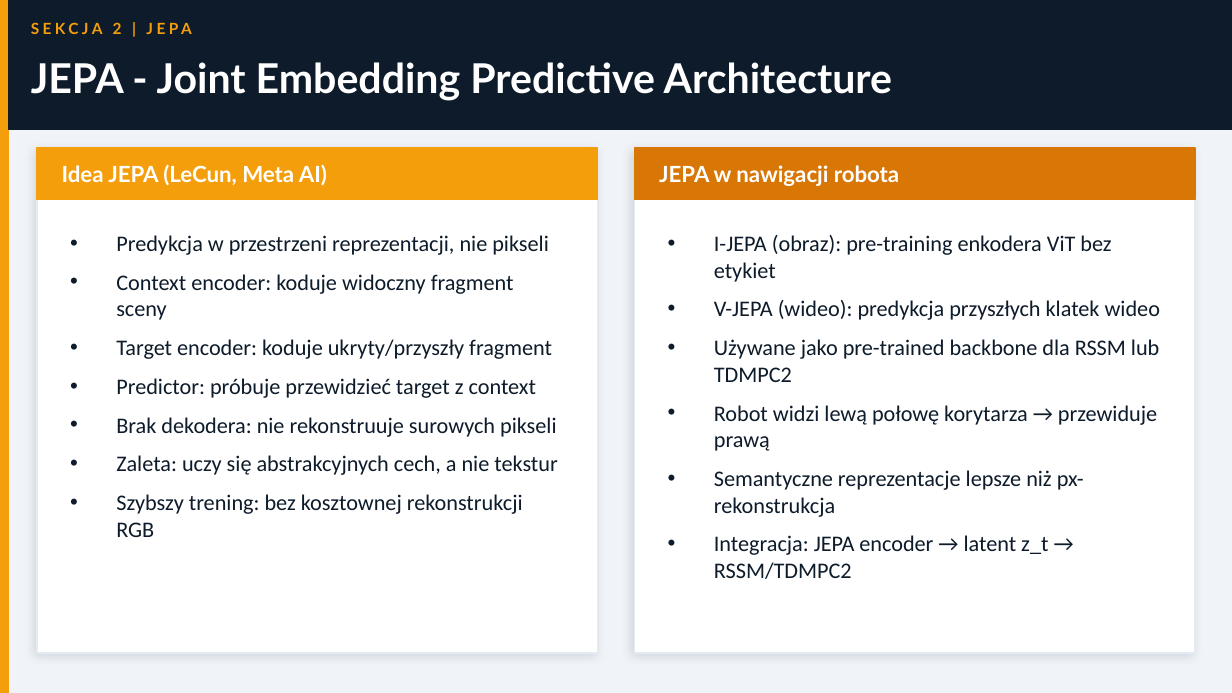
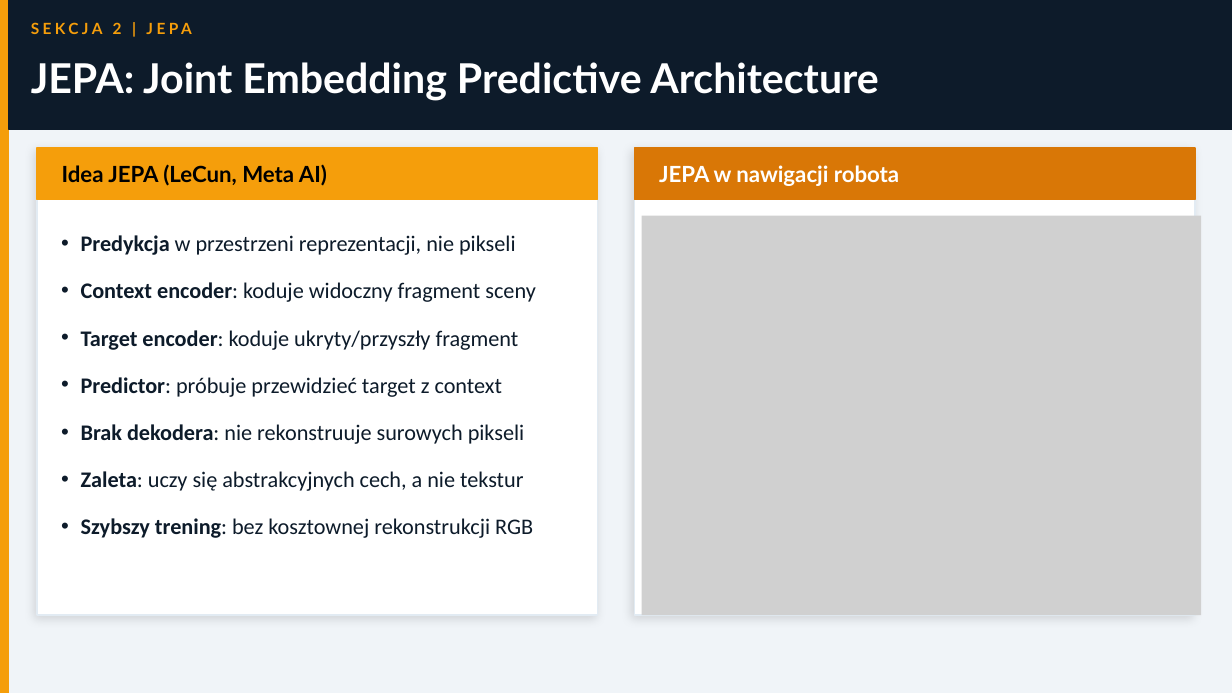
Before and after one commit to MatPomGit/MobileHub, a slide deck: slide 15 of zajecia/robo/robo_w6.pptx. Drawn at 1232x693 pixels with LibreOffice and Linux fonts; fonts in the diff are those of the drawing; grey boxes stand for pictures. Boxes give left, top, right and bottom in pixels: in the first picture for what was removed or moved away, otherwise in the second. Text is boxed around its words. In the diff, an @@ line names an element or a change of style, - is before the commit and + after.

```diff
--- a/zajecia/robo/robo_w6.pptx
+++ b/zajecia/robo/robo_w6.pptx
@@ text at (x1=31, y1=62, x2=879, y2=101): text changed @@
-JEPA - Joint Embedding Predictive Architecture
+JEPA: Joint Embedding Predictive Architecture
@@ rectangle resized from (x1=37, y1=148, x2=598, y2=653) to (x1=37, y1=148, x2=598, y2=615) @@
@@ rectangle resized from (x1=634, y1=148, x2=1195, y2=653) to (x1=634, y1=148, x2=1195, y2=615) @@
@@ text "Idea JEPA (LeCun, Meta AI)" at (x1=62, y1=164, x2=327, y2=186): text colour #FFFFFF to #000000 @@
@@ text "Predykcja w przestrzeni reprezentacji, nie ..." moved from (x1=116, y1=235, x2=557, y2=537) to (x1=81, y1=235, x2=535, y2=538) @@
@@ text "Predykcja w przestrzeni reprezentacji, nie ..." at (x1=81, y1=235, x2=535, y2=538): bold on in "Predykcja", "Context encoder:", "Target encoder:", "Predictor:" and 3 more places; indent changed; more space between paragraphs @@
@@ picture added at (x1=642, y1=216, x2=1201, y2=615) @@
@@ text removed at (x1=714, y1=235, x2=1160, y2=579) @@
-• I-JEPA (obraz): pre-training enkodera ViT bez etykiet
-• V-JEPA (wideo): predykcja przyszłych klatek wideo
-• Używane jako pre-trained backbone dla RSSM lub TDMPC2
-• Robot widzi lewą połowę korytarza → przewiduje prawą
-• Semantyczne reprezentacje lepsze niż px-rekonstrukcja
-• Integracja: JEPA encoder → latent z_t → RSSM/TDMPC2
```
Also in this commit, not shown: 25 other slides changed, 9 other files.
